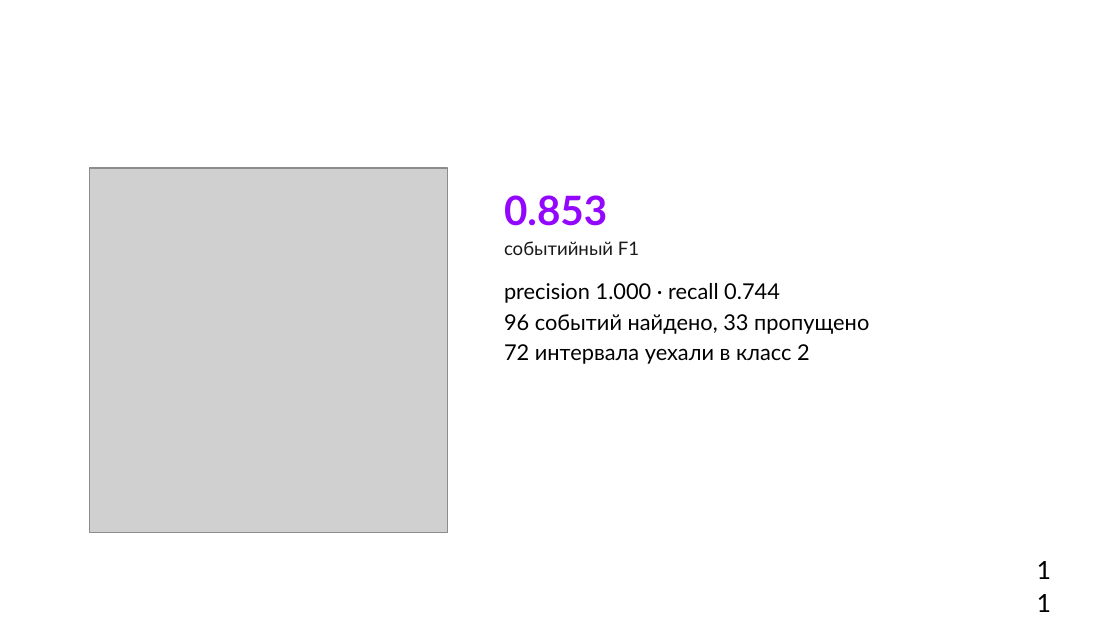
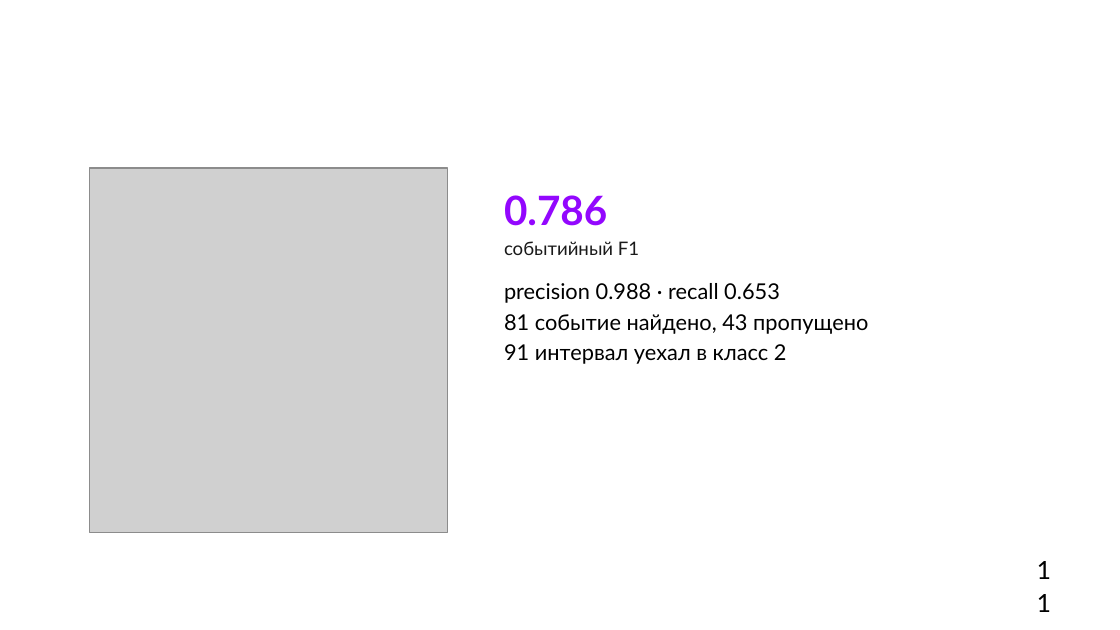
Before and after one commit to hehehelp123/fuel-refuel-lab, a slide deck: slide 11 of Лаба_заправки.pptx. Drawn at 1120x630 pixels with LibreOffice and Linux fonts; fonts in the diff are those of the drawing; grey boxes stand for pictures; background and template pictures are left out. Boxes give left, top, right and bottom in pixels: in the first picture for what was removed or moved away, otherwise in the second. Text is boxed around its words. In the diff, an @@ line names an element or a change of style, - is before the commit and + after.

Commit message:
Исправлены метрика событий и протокол отбора эпохи; бейзлайн 0.786, планка 0.90

```diff
--- a/Лаба_заправки.pptx
+++ b/Лаба_заправки.pptx
@@ text at (504,195,607,226): text changed @@
-0.853
+0.786
@@ text at (504,283,868,364): text changed @@
-precision 1.000 · recall 0.744
-96 событий найдено, 33 пропущено
-72 интервала уехали в класс 2
+precision 0.988 · recall 0.653
+81 событие найдено, 43 пропущено
+91 интервал уехал в класс 2
```
Also in this commit, not shown: 1 other slide changed, 14 other files.
